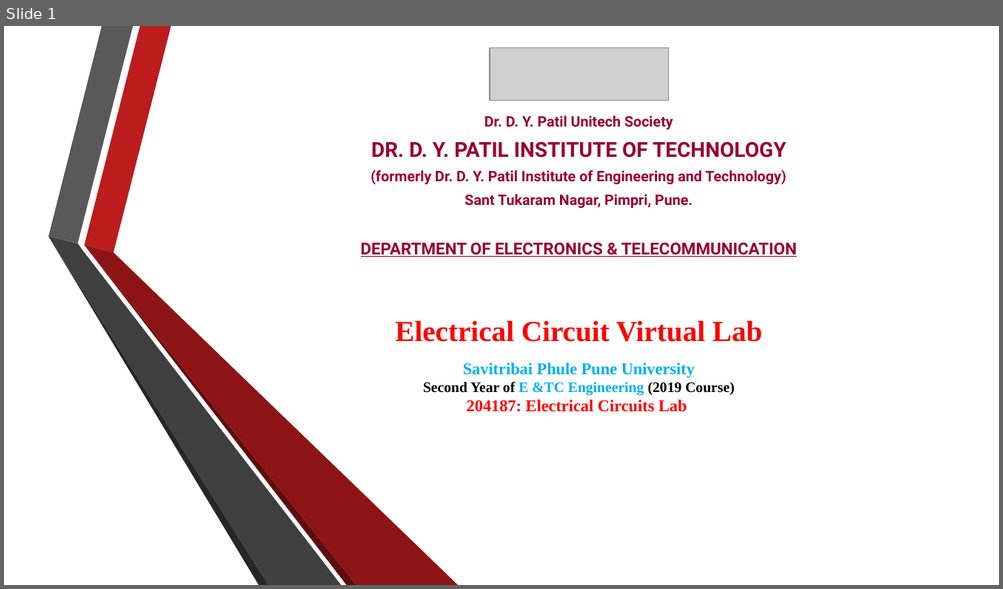
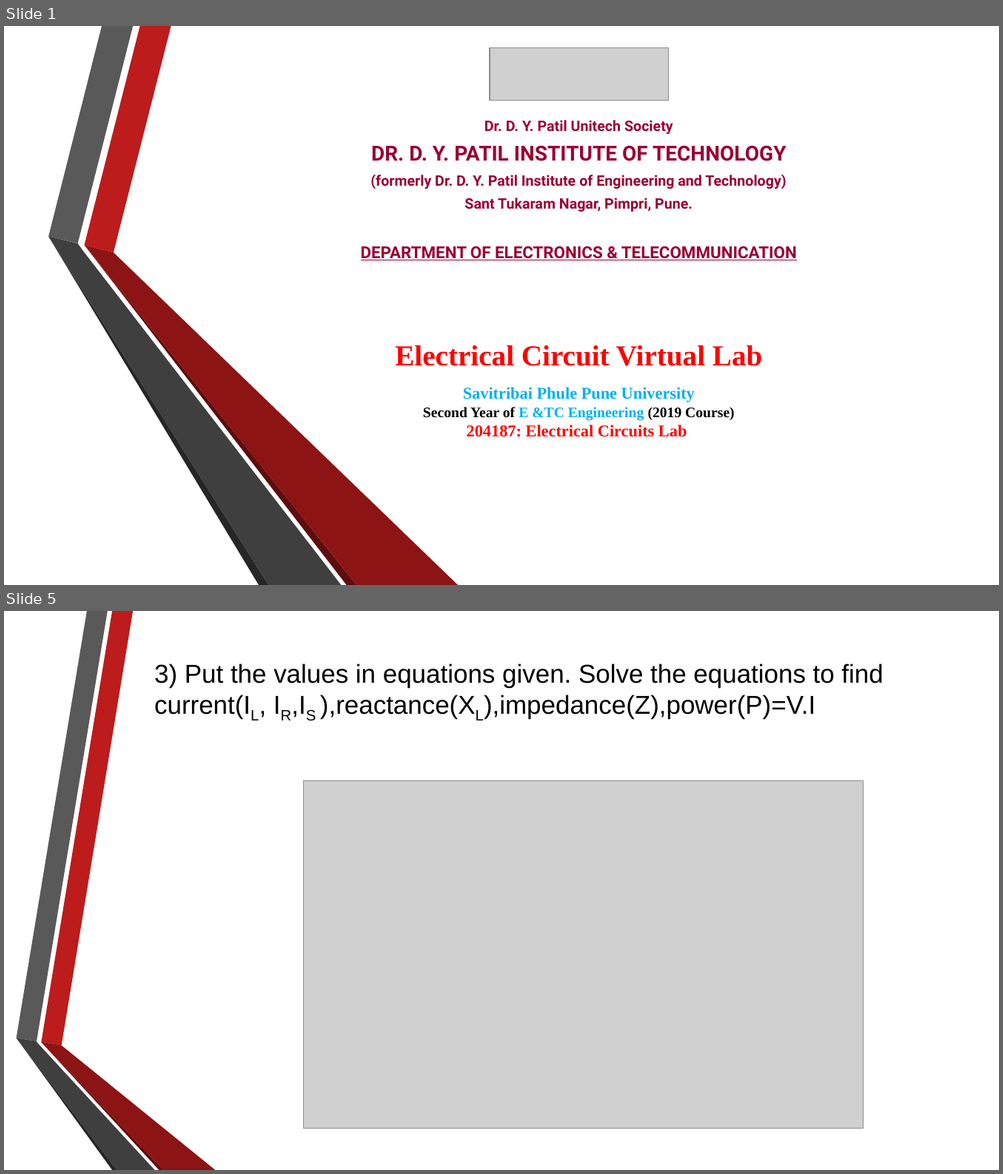
Before and after one commit to RahulAgrwal/Electrical-Virtual-lab, a slide deck: exp2/theoryimage/Procedure.pptx. Shown one above the other, each under a label of ours: slide 1 before the commit, slides 1 and 5 after it; the slides between them are not shown. The pictures are 1003x589 and 1003x1174 pixels, drawn with LibreOffice and Linux fonts; fonts in the diff are those of the drawing; grey boxes stand for pictures; background and template pictures are left out. Boxes give left, top, right and bottom in pixels: in the first picture for what was removed or moved away, otherwise in the second. Text is boxed around its words. In the diff, an @@ line names an element or a change of style, - is before the commit and + after.

```diff
--- a/exp2/theoryimage/Procedure.pptx
+++ b/exp2/theoryimage/Procedure.pptx
@@ slide 5 added at [4,611,999,1170], background picture (left out) @@
@@ text added at [154,664,882,719], 25 pt, text #000000 @@
+3) Put the values in equations given. Solve the equations to find current(IL, IR,IS ),reactance(XL),impedance(Z),power(P)=V.I
@@ picture added at [303,781,862,1129] @@
@@ group added at [16,611,215,1170]: 6 freeform shapes @@
@@ slide 1 changed as well @@
@@ text "Dr. D. Y. Patil Unitech ...": place and size @@
-text "Dr. D. Y. Patil Unitech ..." at [361,116,797,257]
+text "Dr. D. Y. Patil Unitech ..." at [361,120,797,261]
@@ text "Electrical Circuit Virtual Lab": place and size @@
-text "Electrical Circuit Virtual Lab" at [395,321,762,412]
+text "Electrical Circuit Virtual Lab" at [395,345,762,437]
```
Also in this commit, not shown: 3 other slides changed, 4 other slides added, 3 slides removed, 19 other files.
